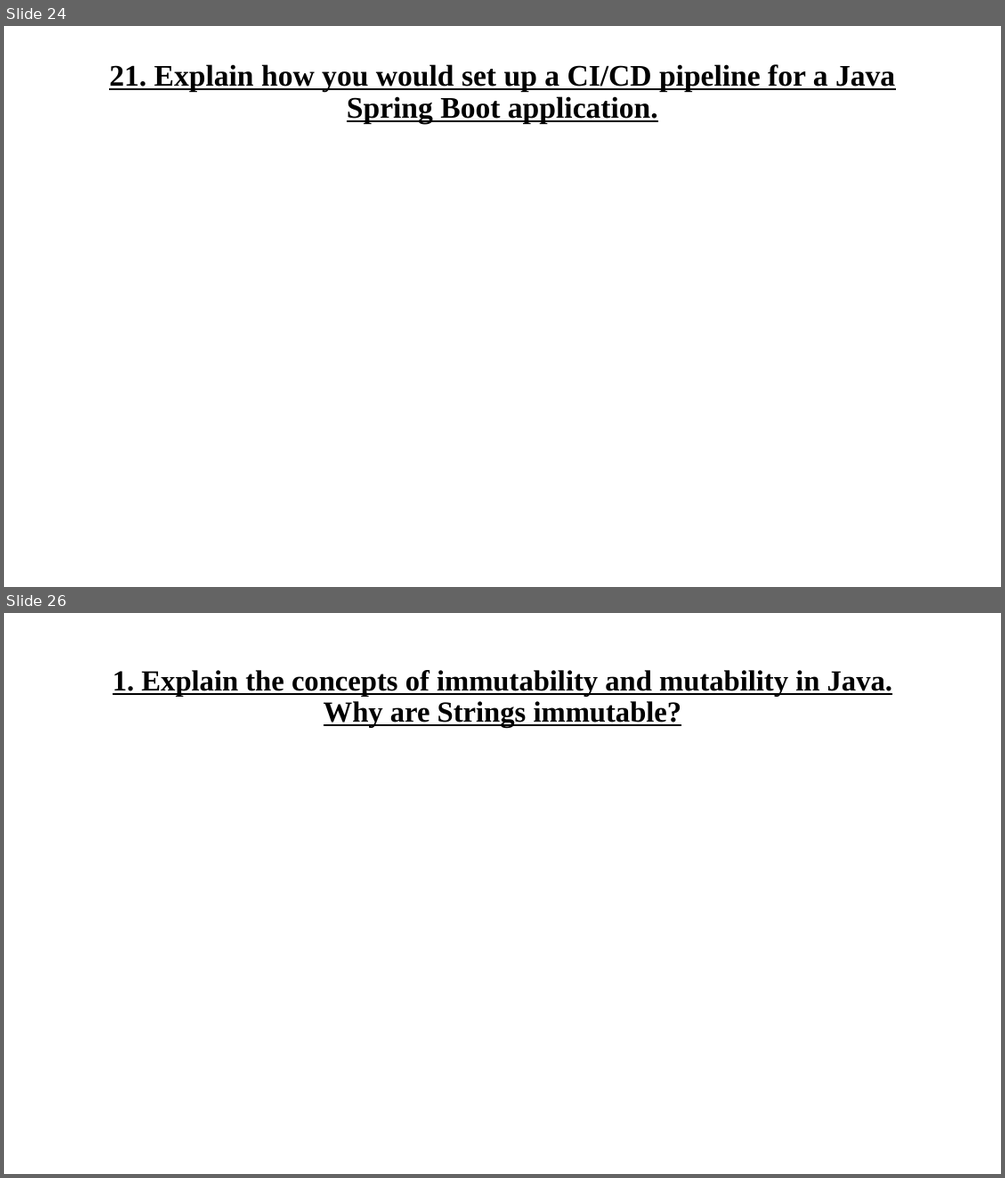
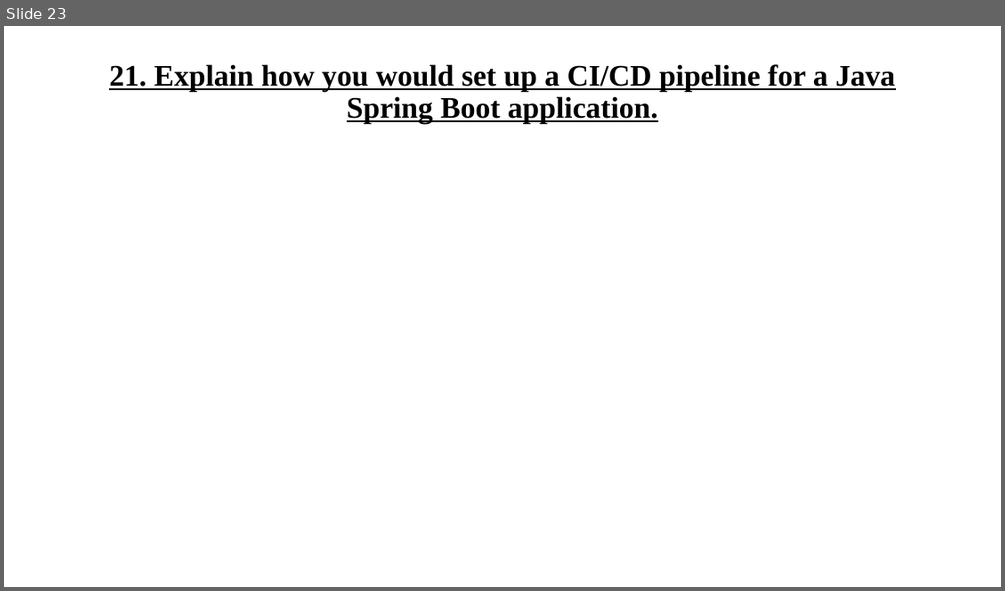
Before and after one commit to codefarm0/interview-preparation, a slide deck: Java-Backend-Developer-Mock-Interviews/mock1/Java Backend Developer Mock Interviews.pptx. Shown one above the other, each under a label of ours: slides 24 and 26 before the commit, slide 23 after it; the slides between them are not shown. The pictures are 1005x1178 and 1005x591 pixels, drawn with LibreOffice and Linux fonts; fonts in the diff are those of the drawing. Boxes give left, top, right and bottom in pixels: in the first picture for what was removed or moved away, otherwise in the second. Text is boxed around its words. In the diff, an @@ line names an element or a change of style, - is before the commit and + after.

```diff
--- a/Java-Backend-Developer-Mock-Interviews/mock1/Java Backend Developer Mock Interviews.pptx
+++ b/Java-Backend-Developer-Mock-Interviews/mock1/Java Backend Developer Mock Interviews.pptx
@@ slide 26 removed at [4,613,1001,1174], background #FFFFFF @@
@@ title removed at [113,670,892,728] @@
-1. Explain the concepts of immutability and mutability in Java. Why are Strings immutable?
@@ what was slide 24 is now slide 23 @@
```
Also in this commit, not shown: 2 slides changed, 10 other slides removed, 25 other files.
